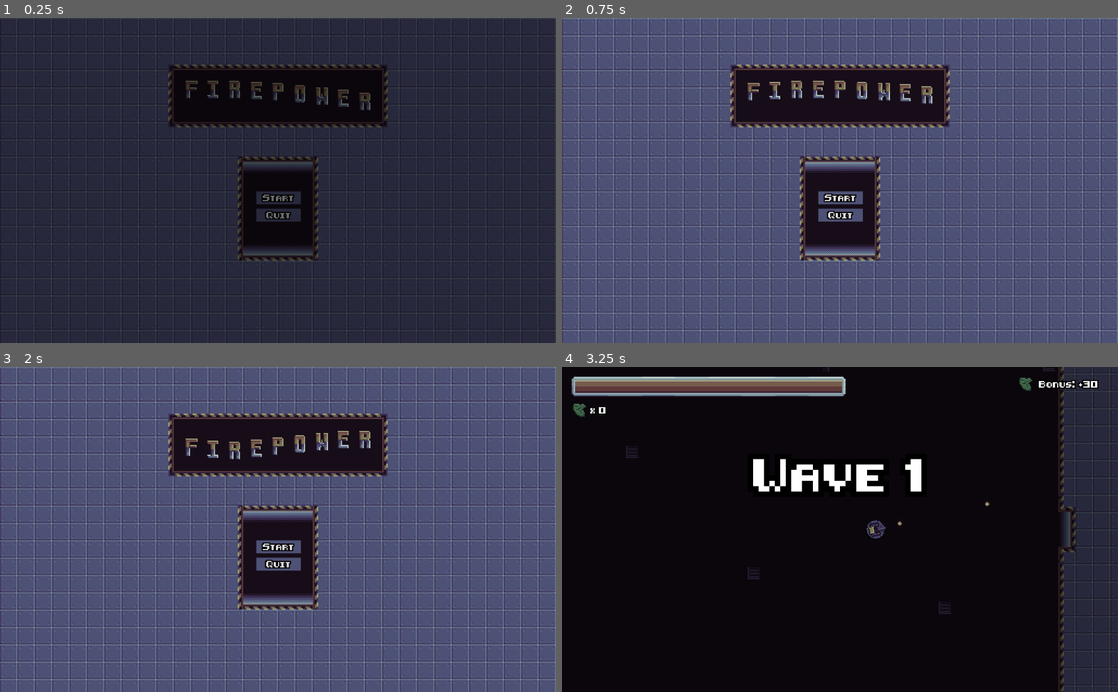
Above: before the commit, frames 1-4 (two rows, left to right).
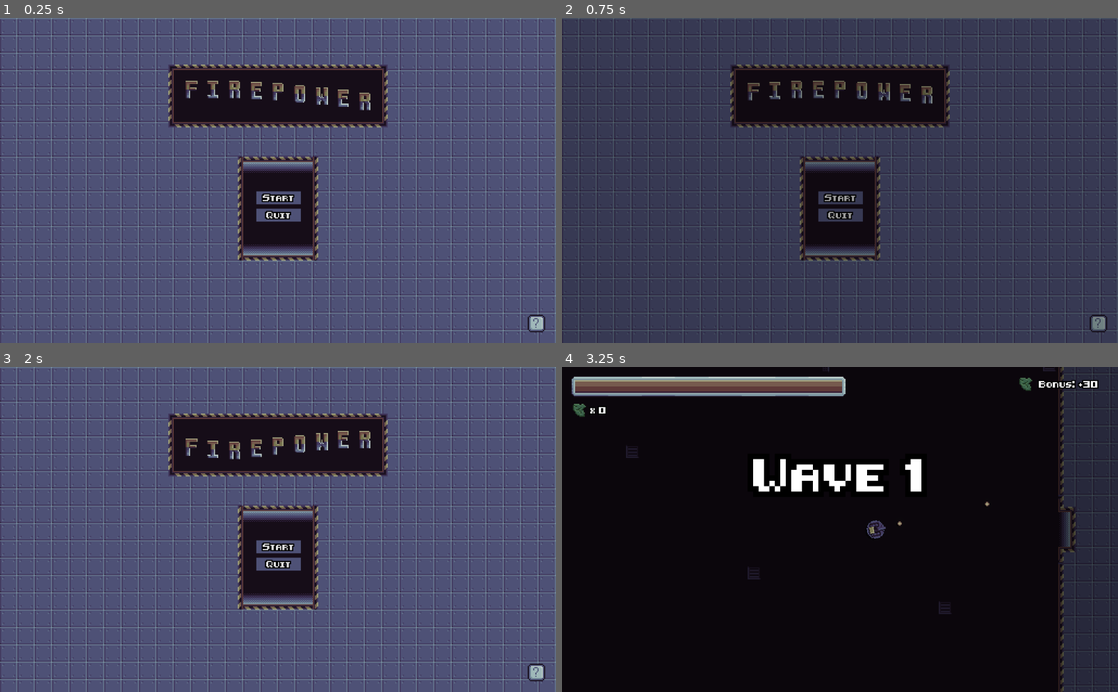
Above: after the commit, the same moments.

Repository: backwardspy/firepower
Game: Godot game, scene res://states/Menu.tscn
Two runs of this game, one before a commit and one after it. Both use one fixed random seed, a clock stepped at 60 frames per second and the inputs below. Sound files missing from this copy of the repository are replaced by a short silence.
Inputs (mouse positions are in pixels of both pictures, inside the frame that each line leads up to):
- Up to frame 1 (0.25 s): no input
- Up to frame 2 (0.75 s): click (1095, 323) at 0.52 s
- Up to frame 3 (2 s): click (44, 383) at 1.25 s, where only the run after the commit has a clickable "Back to Menu"
- Up to frame 4 (3.25 s): click "Start" at 2 s; move the mouse to (962, 513) at 2.77 s; press the mouse at (962, 513) at 2.78 s; hold D (right) from 2.78 s (still down)

The runs differ from the first frame. In frame 1, 92% of the frame differs, in the area x 0-100%, y 0-100%; in frame 2, 91%; in frame 3, 0.1%; in frame 4, nothing differs.

Commit message:
add about screen with credits

Diff:
--- /dev/null
+++ b/states/About.tscn
@@ -0,0 +1,94 @@
+[gd_scene load_steps=5 format=2]
+
+[ext_resource path="res://ui/ui_theme.tres" type="Theme" id=1]
+[ext_resource path="res://effects/Fadein.tscn" type="PackedScene" id=2]
+[ext_resource path="res://ui/about/About.gd" type="Script" id=3]
+[ext_resource path="res://ui/title_font.tres" type="DynamicFont" id=4]
+
+[node name="Root" type="Control"]
+anchor_right = 1.0
+anchor_bottom = 1.0
+margin_right = -512.0
+margin_bottom = -300.0
+rect_scale = Vector2( 2, 2 )
+theme = ExtResource( 1 )
+script = ExtResource( 3 )
+__meta__ = {
+"_edit_use_anchors_": false
+}
+
+[node name="BackButton" type="Button" parent="."]
+margin_left = 8.0
+margin_top = 8.0
+margin_right = 79.0
+margin_bottom = 20.0
+text = "Back to Menu"
+__meta__ = {
+"_edit_use_anchors_": false
+}
+
+[node name="Title" type="Label" parent="."]
+anchor_left = 0.5
+anchor_right = 0.5
+margin_left = -62.0
+margin_top = 8.0
+margin_right = 62.0
+margin_bottom = 20.0
+custom_fonts/font = ExtResource( 4 )
+custom_colors/font_color = Color( 1, 1, 0, 1 )
+text = "About Firepower"
+__meta__ = {
+"_edit_use_anchors_": false
+}
+
+[node name="AboutInfo" type="RichTextLabel" parent="."]
+anchor_left = 0.5
+anchor_right = 0.5
+anchor_bottom = 1.0
+margin_left = -178.0
+margin_top = 58.0
+margin_right = 178.0
+margin_bottom = -59.0
+bbcode_enabled = true
+bbcode_text = "Firepower was made in one week for olcCodeJam2020. The theme of the jam was \"The Great Machine.\"
+
+[url=]Firepower[/url]
+[url=]olcCodeJam2020[/url]
+[url=]Source code[/url]
+
+Firepower makes use of the following CC0 and CC BY 3.0 assets (click to view in your browser):
+[url=https://lospec.com/palette-list/steam-lords]\"Steam Lords\" colour palette by Slynyrd[/url]
+[url=https://opengameart.org/content/chaingun-pistol-rifle-shotgun-shots]\"Chaingun, pistol, rifle, shotgun shots\" by Michel Baradari[/url]*
+[url=https://opengameart.org/content/4-projectile-launches]\"4 projectile launches\" by Michel Baradari[/url]*
+[url=https://opengameart.org/content/metal-clang-explosions-zing]\"Metal Clang Explosions Zing\" by qubodup[/url]*
+[url=https://opengameart.org/content/factory-ambiance]\"Factory ambiance\" by yd[/url]
+[url=https://opengameart.org/content/loading-screen-loop]\"Loading screen loop\" by Brandon Morris[/url]
+[url=https://opengameart.org/content/hyperflight-racing]\"Hyperflight Racing\" by cynicmusic[/url]
+* = with modifications
+
+Built artefacts and source for Firepower are licensed under the [url=https://github.com/backwardspy/firepower/blob/master/LICENSE]MIT license[/url]."
+text = "Firepower was made in one week for olcCodeJam2020. The theme of the jam was \"The Great Machine.\"
+
+Firepower
+olcCodeJam2020
+Source code
+
+Firepower makes use of the following CC0 and CC BY 3.0 assets (click to view in your browser):
+\"Steam Lords\" colour palette by Slynyrd
+\"Chaingun, pistol, rifle, shotgun shots\" by Michel Baradari*
+\"4 projectile launches\" by Michel Baradari*
+\"Metal Clang Explosions Zing\" by qubodup*
+\"Factory ambiance\" by yd
+\"Loading screen loop\" by Brandon Morris
+\"Hyperflight Racing\" by cynicmusic
+* = with modifications
+
+Built artefacts and source for Firepower are licensed under the MIT license."
+__meta__ = {
+"_edit_use_anchors_": false
+}
+
+[node name="Fadein" parent="." instance=ExtResource( 2 )]
+visible = false
+[connection signal="pressed" from="BackButton" to="." method="back_to_menu"]
+[connection signal="meta_clicked" from="AboutInfo" to="." method="_on_AboutInfo_meta_clicked"]
--- a/states/Menu.gd
+++ b/states/Menu.gd
@@ -2,7 +2,7 @@
 
 onready var _tween := $Tween
 
-func start_game():
+func fade_to_scene(path: String):
     focus_mode = Control.FOCUS_NONE
 
     $Blackout.visible = true
@@ -29,9 +29,15 @@
 
     _tween.start()
     yield(_tween, "tween_all_completed")
-    var err = get_tree().change_scene("res://states/Game.tscn")
+    var err = get_tree().change_scene(path)
     if err:
-        push_error("failed to load game scene: %s" % err)
+        push_error("failed to load scene %s: %s" % [path, err])
+
+func start_game():
+    fade_to_scene("res://states/Game.tscn")
+
+func about():
+    fade_to_scene("res://states/About.tscn")
 
 func quit_game():
     get_tree().quit()
--- a/states/Menu.tscn
+++ b/states/Menu.tscn
@@ -13,6 +13,7 @@
 [ext_resource path="res://music/Factory.ogg" type="AudioStream" id=11]
 [ext_resource path="res://tileset.tres" type="TileSet" id=12]
 [ext_resource path="res://effects/Fadein.tscn" type="PackedScene" id=13]
+[ext_resource path="res://ui/question_mark.png" type="Texture" id=14]
 
 [node name="Root" type="Control"]
 anchor_right = 1.0
@@ -128,6 +129,21 @@
 margin_bottom = 28.0
 text = "Quit"
 
+[node name="About" type="Button" parent="."]
+anchor_left = 1.0
+anchor_top = 1.0
+anchor_right = 1.0
+anchor_bottom = 1.0
+margin_left = -28.0
+margin_top = -28.0
+margin_right = -7.99997
+margin_bottom = -8.0
+icon = ExtResource( 14 )
+flat = true
+__meta__ = {
+"_edit_use_anchors_": false
+}
+
 [node name="Blackout" type="ColorRect" parent="."]
 visible = false
 anchor_right = 1.0
@@ -135,6 +151,8 @@
 color = Color( 0, 0, 0, 0 )
 
 [node name="Fadein" parent="." instance=ExtResource( 13 )]
+visible = false
 [connection signal="pressed" from="Buttons/StartGame" to="." method="start_game"]
 [connection signal="pressed" from="Buttons/QuitGame" to="." method="quit_game"]
 [connection signal="pressed" from="Buttons/QuitGame" to="." method="start_game"]
+[connection signal="pressed" from="About" to="." method="about"]
--- /dev/null
+++ b/ui/about/About.gd
@@ -0,0 +1,7 @@
+extends Control
+
+func back_to_menu():
+    get_tree().change_scene("res://states/Menu.tscn")
+
+func _on_AboutInfo_meta_clicked(meta):
+    OS.shell_open(meta)
Not shown: 1 places in states/Menu.tscn that only renumber resources
Binary file added: ui/question_mark.png
Not shown, added: ui/question_mark.png.import
